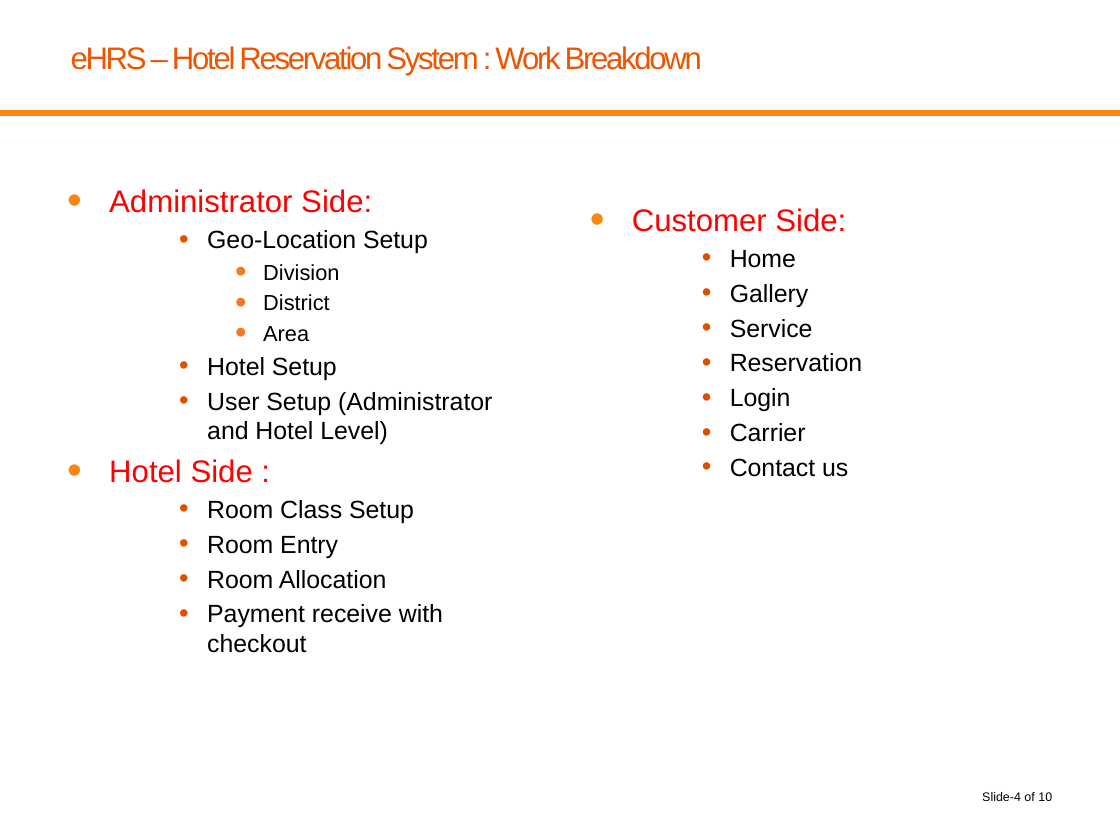
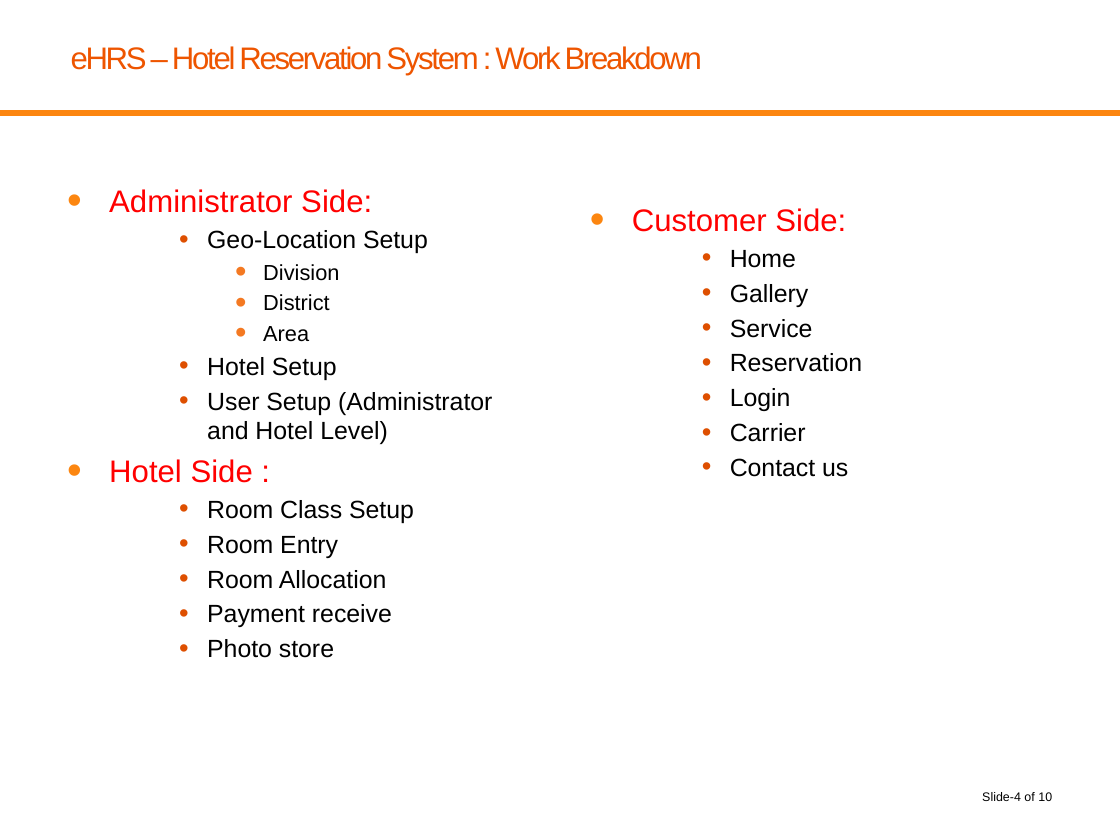
Before and after one commit to mahedee/HRS, a slide deck: slide 4 of Batch07/Documents/Hotel Reservation System-eHRS.pptx. Drawn at 1120x840 pixels with LibreOffice and Linux fonts; fonts in the diff are those of the drawing; background and template pictures are left out. Boxes give left, top, right and bottom in pixels: in the first picture for what was removed or moved away, otherwise in the second. Text is boxed around its words. In the diff, an @@ line names an element or a change of style, - is before the commit and + after.

```diff
--- a/Batch07/Documents/Hotel Reservation System-eHRS.pptx
+++ b/Batch07/Documents/Hotel Reservation System-eHRS.pptx
@@ text at (x1=207, y1=604, x2=392, y2=658): text changed @@
-    • Payment receive with checkout
+    • Payment receive
+    • Photo store
```
Also in this commit, not shown: 17 other slides changed.
